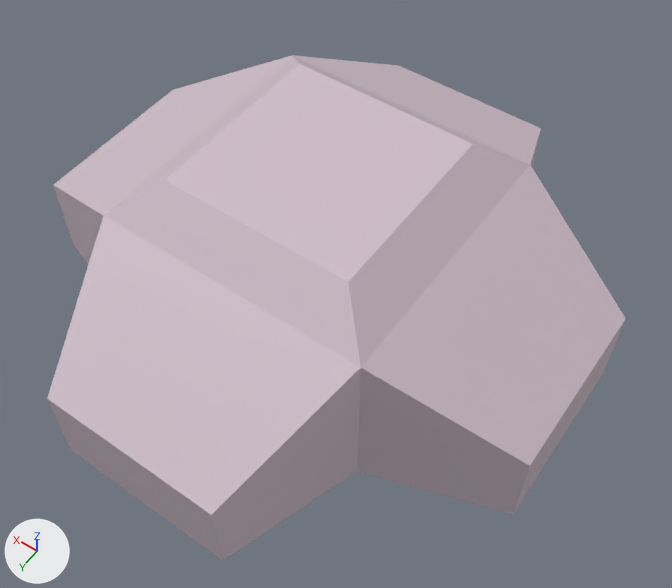
Before and after pictures for a commit that changed the COLLADA model My Projects/main/game/content/xa/notc/mis/eth3/shapes/map/struct3.dae.
One viewpoint serves both versions: a 50 mm lens placed at (-284.0, -58.0, 655.0), pointed at (-172.0, -215.0, 409.0). Arrows for +X, +Y and +Z are at lower left; the lights stay in place. Objects named as collision shapes, trigger or cutter boxes, shadow casters or lower levels of detail are left out. Where no turn or scale is listed for an object, it has been applied to the vertices. Vertices at the same position are counted once.

Names of what the first picture shows: 'Export_struct3_a'.
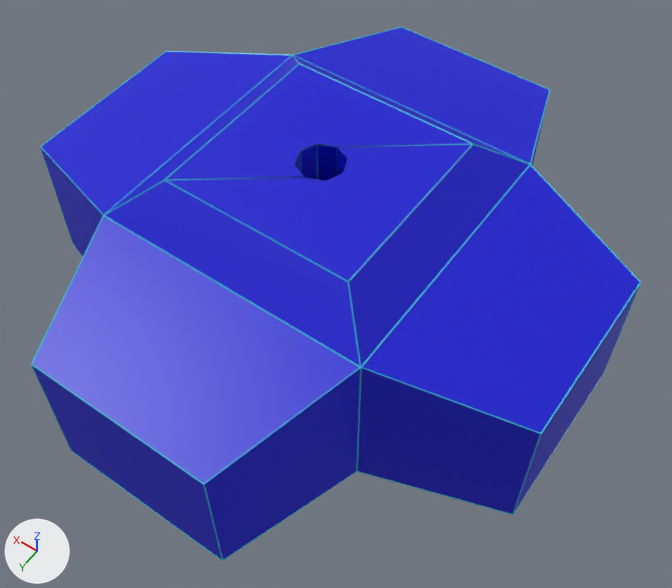
Commit message: Work on ETH3 map.

The change in detail:
Material 'xa_notc_mis_eth3_shapes_map_mat2' (mat_xa_notc_mis_eth3_shapes_map_mat2) is new.
Its base color is (0.00381, 0.00363, 0.64) (blue #0c0cd1).
Its roughness is 0.44.
Material 'xa_notc_mis_eth3_shapes_map_mat3' (mat_xa_notc_mis_eth3_shapes_map_mat3) is new.
Its base color is (0.0292, 0.502, 0.64) (cyan #30bcd1).
Its roughness is 0.44.
me_cube_136 is used by ob_export_struct3_a; location (-128.0, -192.0, 386.0).
Verts and faces of me_cube_136; kept vertices keep their numbers, new ones are numbered from 342.
Before the commit, vertices of me_cube_136: 0 (-64.0, -128.0, 30.0) at pixel (541, 128), 4 (0.0, -128.0, 30.0) at pixel (398, 65).
Before the commit, vertices of me_cube_136: 10 (-128.0, -64.0, 30.0) at pixel (625, 318), 19 (-128.0, 0.0, 30.0) at pixel (529, 465).
me_cube_136 had 342 vertices, 680 faces and spanned x -128.0..64.0, y -128.0..64.0, z -2.0..70.0.
me_cube_136 no longer uses material mat_xa_notc_mis_eth3_shapes_map_mat4 (light grey #d1bfcb).
me_cube_136 now has 366 vertices, 732 faces and spans x -128.0..64.0, y -128.0..64.0, z -2.0..70.0.
Part 1, on me_cube_136:
Vertex 0 moves to (-64.0, -128.0, 48.0), pixel (549, 90).
Vertex 4 moves to (0.0, -128.0, 48.0), pixel (401, 27).
Part 2, on me_cube_136:
12 faces are deleted.
4 vertices in x -64.0..64.0, y -64.0..64.0, z 30.0 move by (0.0, 0.0, 18.0).
16 vertices are added at x -40.0..-24.0, y -40.0..-24.0, z 44.0.
8 new vertices lie (0.0, 0.0, 26.0) away from vertices in x -40.0..-24.0, y -40.0..-24.0, z 44.0.
64 new faces join them.
Part 3, on me_cube_136:
Vertex 10 moves to (-128.0, -64.0, 48.0), pixel (640, 282).
Vertex 19 moves to (-128.0, 0.0, 48.0), pixel (541, 433).
me_cube_136 now uses material mat_xa_notc_mis_eth3_shapes_map_mat2 (blue #0c0cd1).
Mesh me_cube_153 is new.
It has 2122 vertices, 5556 faces and spans x -128.0..64.0, y -128.0..64.0, z -2.0..70.0.
It uses material mat_xa_notc_mis_eth3_shapes_map_mat3 (cyan #30bcd1).
Object 'Export_struct3_b' (ob_export_struct3_b) is new; it shows me_cube_153.
Its location is (-128.0, -192.0, 386.0).

Location of each change, [x1, y1, x2, y2] in pixels of the pictures (672 x 588 px; the box of a moved part takes in the faces that stretch with it):
'Export_struct3_a', reshaped
    before: [47, 55, 626, 560]
    after: [33, 28, 640, 559]
'Export_struct3_b', added
    after: [31, 27, 641, 561]
part 1 of me_cube_136, moved or reshaped
    before: [293, 55, 541, 166]
    after: [295, 28, 549, 166]
part 2 of me_cube_136, built on
    before: [47, 56, 473, 560]
    after: [33, 52, 471, 559]
part 3 of me_cube_136, moved or reshaped
    before: [357, 165, 626, 514]
    after: [358, 166, 640, 514]
